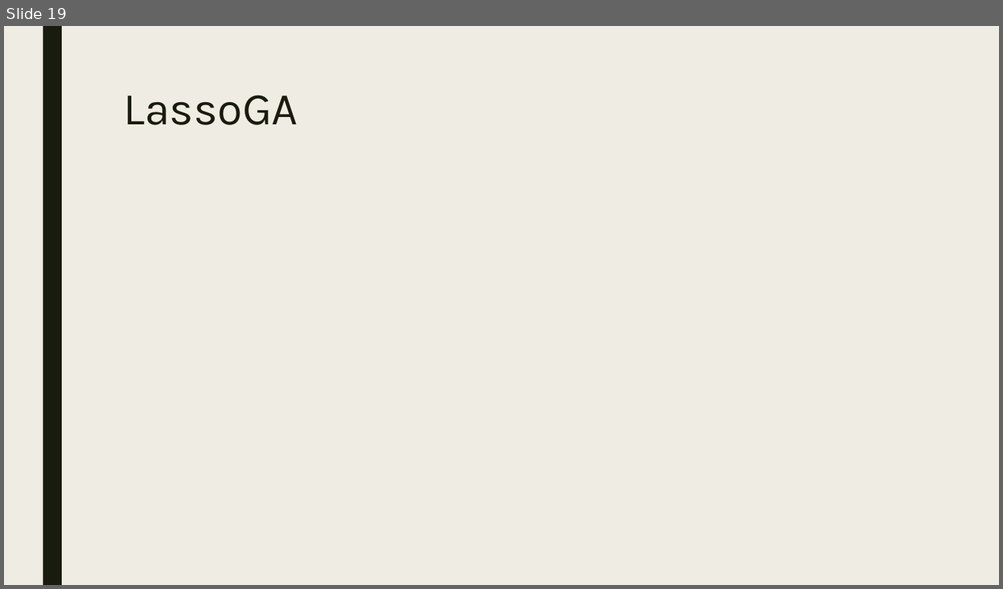
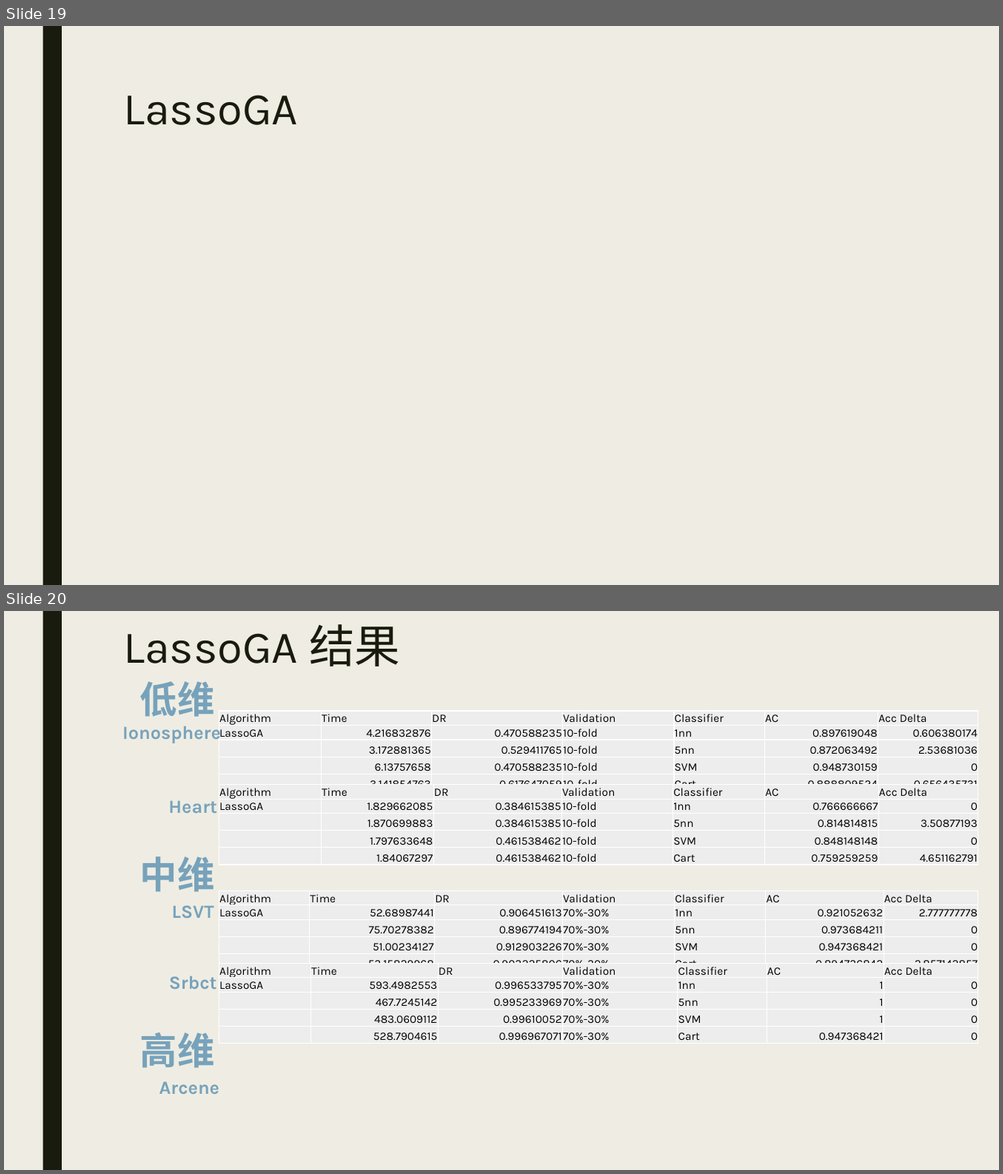
Before and after one commit to WNJXYK/JLU_FeatureSelection, a slide deck: Doc/Pre.pptx. Shown one above the other, each under a label of ours: slide 19 before the commit, slides 19 and 20 after it. The pictures are 1003x589 and 1003x1174 pixels, drawn with LibreOffice and Linux fonts; fonts in the diff are those of the drawing; grey boxes stand for pictures. Boxes give left, top, right and bottom in pixels: in the first picture for what was removed or moved away, otherwise in the second. Text is boxed around its words. In the diff, an @@ line names an element or a change of style, - is before the commit and + after.

```diff
--- a/Doc/Pre.pptx
+++ b/Doc/Pre.pptx
@@ slide 20 added at <box>4,611,999,1170</box>, background #EFEDE3; not listed: 1 template element that a slide beside it also shows @@
@@ title added at <box>123,624,400,667</box>, 44 pt, text #191B0E @@
+LassoGA 结果
@@ text added at <box>140,681,215,717</box>, 36 pt, text #77A2BB, bold @@
+低维
@@ table added at <box>219,711,979,795</box>, 5 rows, 7 columns @@
+Algorithm | Time | DR | Validation | Classifier | AC | Acc Delta
+LassoGA | 4.216832876 | 0.470588235 | 10-fold | 1nn | 0.897619048 | 0.606380174
+ | 3.172881365 | 0.529411765 | 10-fold | 5nn | 0.872063492 | 2.53681036
+ | 6.13757658 | 0.470588235 | 10-fold | SVM | 0.948730159 | 0
+ | 3.141854763 | 0.617647059 | 10-fold | Cart | 0.888809524 | 0.656435731
@@ text added at <box>122,726,221,743</box>, 18 pt, text #77A2BB, bold @@
+Ionosphere
@@ table added at <box>219,785,979,974</box>, 5 rows, 7 columns @@
+Algorithm | Time | DR | Validation | Classifier | AC | Acc Delta
+LassoGA | 1.829662085 | 0.384615385 | 10-fold | 1nn | 0.766666667 | 0
+ | 1.870699883 | 0.384615385 | 10-fold | 5nn | 0.814814815 | 3.50877193
+ | 1.797633648 | 0.461538462 | 10-fold | SVM | 0.848148148 | 0
+ | 1.84067297 | 0.461538462 | 10-fold | Cart | 0.759259259 | 4.651162791
@@ text added at <box>168,800,217,813</box>, 18 pt, text #77A2BB, bold @@
+Heart
@@ text added at <box>140,857,215,892</box>, 36 pt, text #77A2BB, bold @@
+中维
@@ table added at <box>219,891,979,974</box>, 5 rows, 7 columns @@
+Algorithm | Time | DR | Validation | Classifier | AC | Acc Delta
+LassoGA | 52.68987441 | 0.906451613 | 70%-30% | 1nn | 0.921052632 | 2.777777778
+ | 75.70278382 | 0.896774194 | 70%-30% | 5nn | 0.973684211 | 0
+ | 51.00234127 | 0.912903226 | 70%-30% | SVM | 0.947368421 | 0
+ | 53.15829968 | 0.903225806 | 70%-30% | Cart | 0.894736842 | 2.857142857
@@ text added at <box>172,906,214,918</box>, 18 pt, text #77A2BB, bold @@
+LSVT
@@ table added at <box>219,964,977,1043</box>, 5 rows, 7 columns @@
+Algorithm | Time | DR | Validation | Classifier | AC | Acc Delta
+LassoGA | 593.4982553 | 0.996533795 | 70%-30% | 1nn | 1 | 0
+ | 467.7245142 | 0.995233969 | 70%-30% | 5nn | 1 | 0
+ | 483.0609112 | 0.99610052 | 70%-30% | SVM | 1 | 0
+ | 528.7904615 | 0.996967071 | 70%-30% | Cart | 0.947368421 | 0
@@ text added at <box>169,977,217,989</box>, 18 pt, text #77A2BB, bold @@
+Srbct
@@ text added at <box>140,1033,215,1068</box>, 36 pt, text #77A2BB, bold @@
+高维
@@ text added at <box>159,1082,219,1094</box>, 18 pt, text #77A2BB, bold @@
+Arcene
```
Also in this commit, not shown: 2 other slides added, 2 slides removed, 2 other files.
